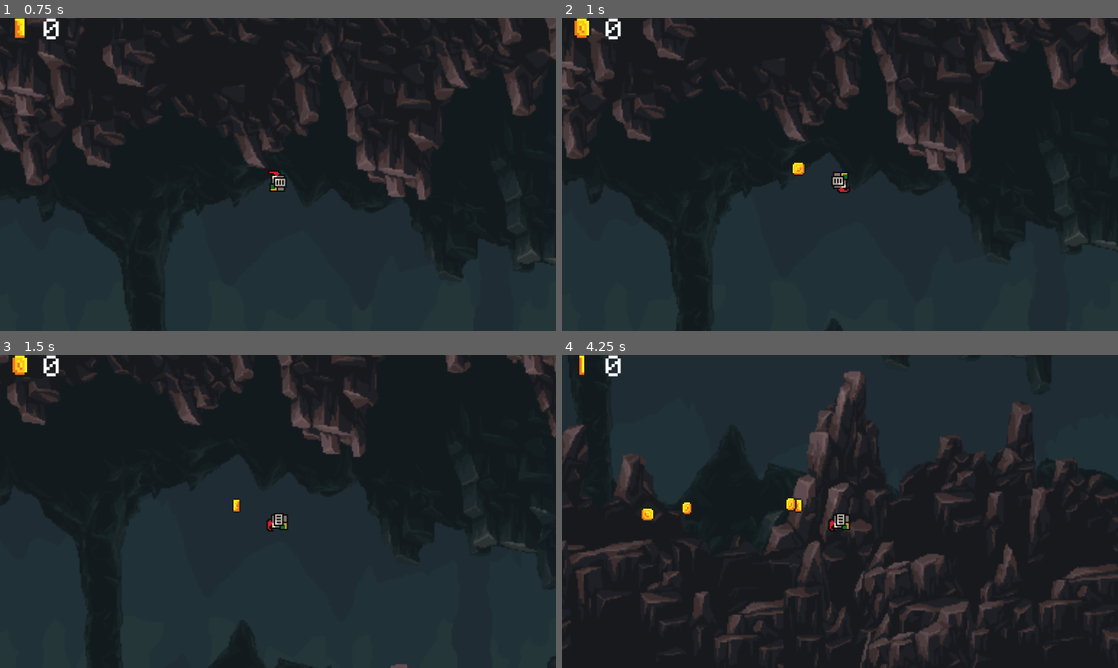
Above: before the commit, frames 1-4 (two rows, left to right).
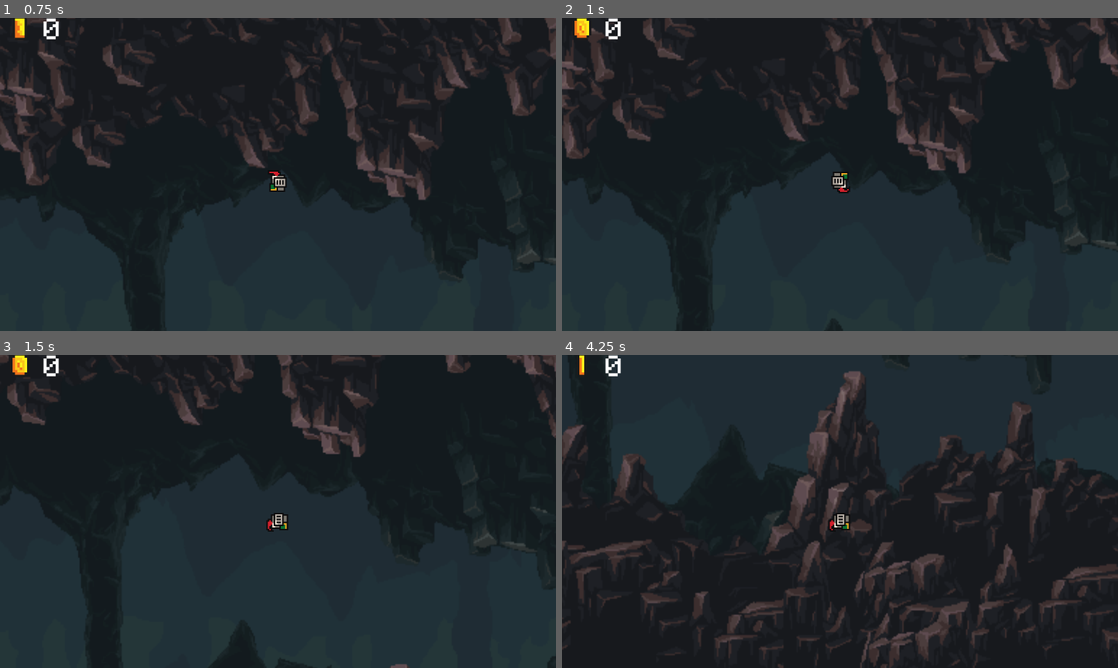
Above: after the commit, the same moments.

Repository: batterieAAA/Falling-Knight
Game: Godot game, scene res://game.tscn
Two runs of this game, one before a commit and one after it. Both use one fixed random seed, a clock stepped at 60 frames per second and the inputs below.
Inputs:
- Up to frame 1 (0.75 s): hold Right (ui_right) from 0.53 s (still down)
- Up to frame 2 (1 s): keep holding Right (ui_right)
- Up to frame 3 (1.5 s): keep holding Right (ui_right)
- Up to frame 4 (4.25 s): release Right (ui_right) at 2.03 s; hold Left (ui_left) 2.03-2.78 s; hold Right (ui_right) from 2.78 s (still down)

Frame 1 is identical in both runs. In frame 2, less than 0.1% of the frame differs, in the area x 41-44%, y 46-51%; in frame 3, less than 0.1%; in frame 4, 0.3%, in the area x 14-44%, y 45-53%.

Commit message:
Update game.tscn

Diff:
--- a/game.tscn
+++ b/game.tscn
@@ -10,25 +10,26 @@
 [ext_resource type="PackedScene" uid="uid://c306fb5j8iyvo" path="res://coin.tscn" id="7_qy7lf"]
 
 [sub_resource type="RectangleShape2D" id="RectangleShape2D_kkjr7"]
-size = Vector2(384, 13)
+size = Vector2(384, 4270)
 
 [node name="Game" type="Node2D"]
+
+[node name="CoinSpawner" type="Area2D" parent="."]
+position = Vector2(437, 22)
+script = ExtResource("2_vkdfl")
+
+[node name="CollisionShape2D" type="CollisionShape2D" parent="CoinSpawner"]
+position = Vector2(0, 2245)
+shape = SubResource("RectangleShape2D_kkjr7")
+
+[node name="Timer" type="Timer" parent="CoinSpawner"]
+autostart = true
 
 [node name="Knight" parent="." instance=ExtResource("5_xade8")]
 position = Vector2(437, 22)
 
 [node name="Camera2D2" type="Camera2D" parent="Knight"]
 zoom = Vector2(3, 3)
-
-[node name="CoinSpawner" type="Area2D" parent="Knight/Camera2D2"]
-script = ExtResource("2_vkdfl")
-
-[node name="CollisionShape2D" type="CollisionShape2D" parent="Knight/Camera2D2/CoinSpawner"]
-position = Vector2(0, 116.5)
-shape = SubResource("RectangleShape2D_kkjr7")
-
-[node name="Timer" type="Timer" parent="Knight/Camera2D2/CoinSpawner"]
-autostart = true
 
 [node name="CanvasLayer" type="CanvasLayer" parent="."]
 
